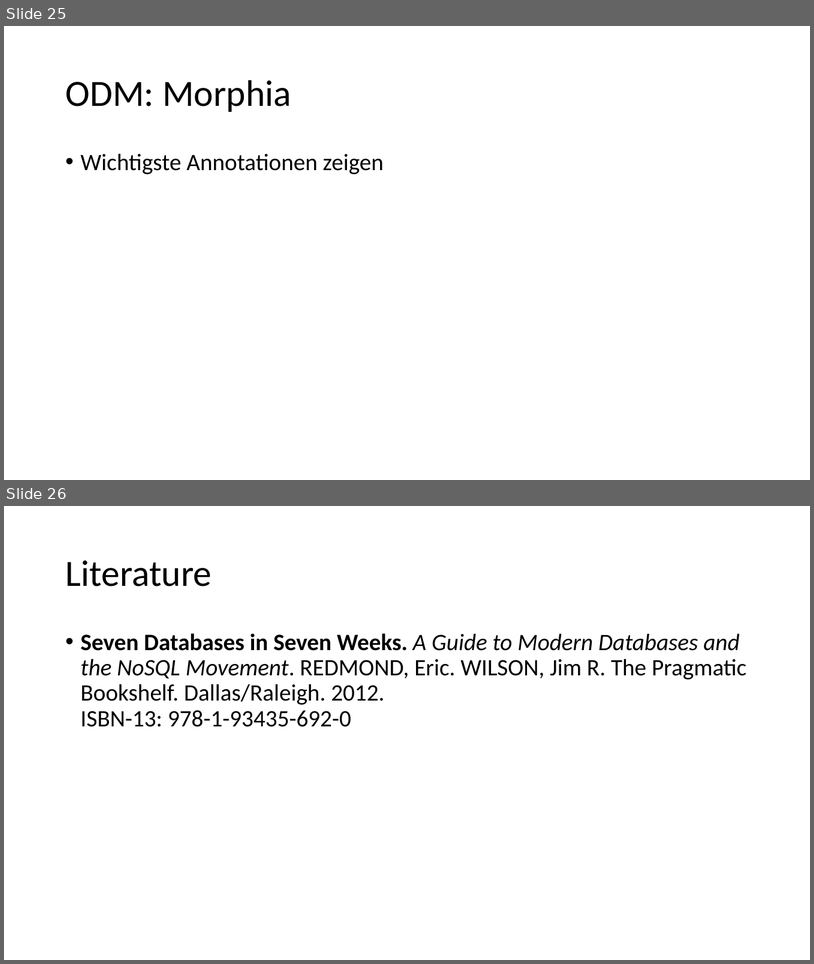
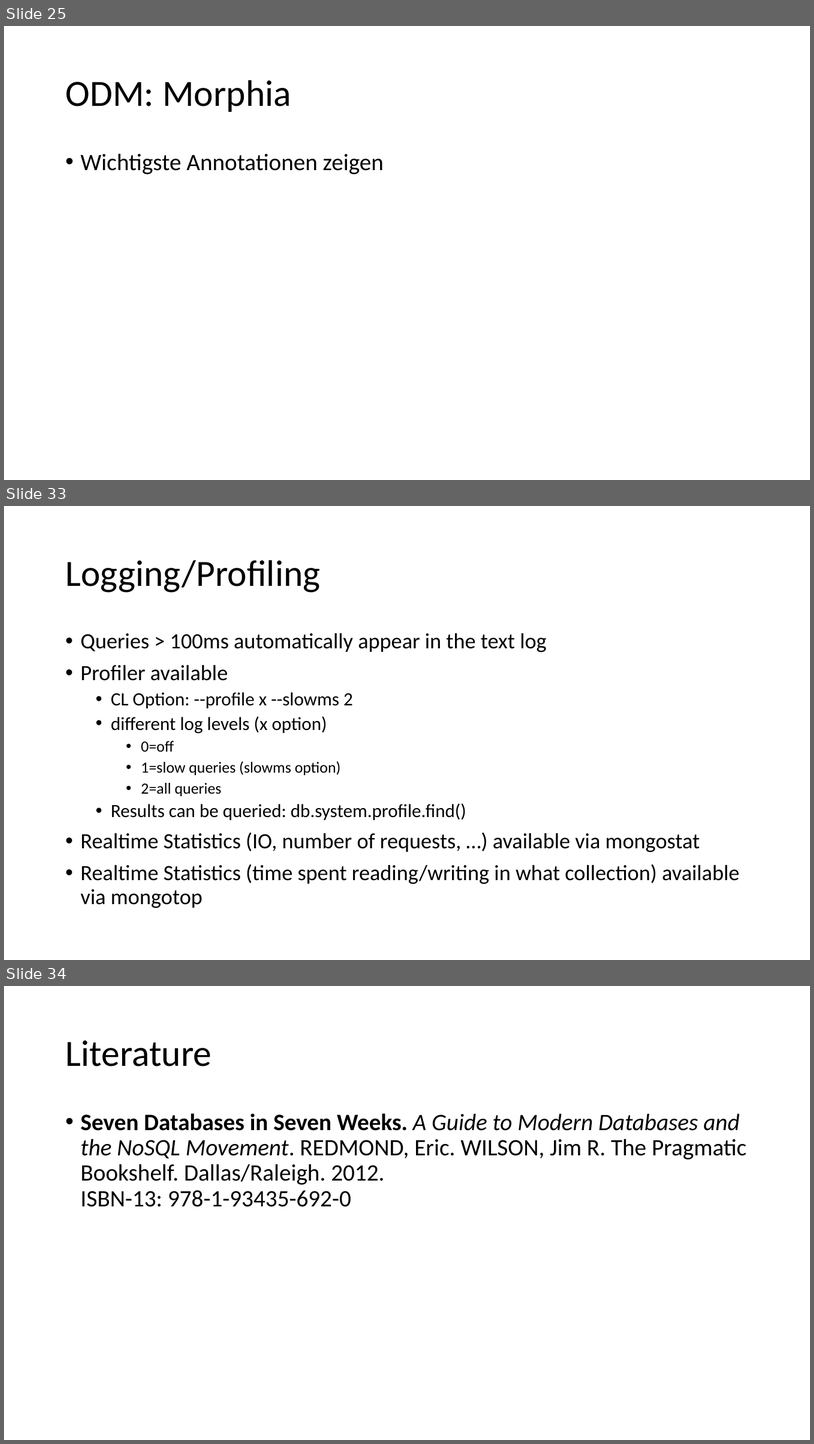
Before and after one commit to tiefenauer/m101j, a slide deck: m101j.pptx. Shown one above the other, each under a label of ours: slides 25 and 26 before the commit, slides 25, 33 and 34 after it; the slides between them are not shown. The pictures are 814x964 and 814x1444 pixels, drawn with LibreOffice and Linux fonts; fonts in the diff are those of the drawing. Boxes give left, top, right and bottom in pixels: in the first picture for what was removed or moved away, otherwise in the second. Text is boxed around its words. In the diff, an @@ line names an element or a change of style, - is before the commit and + after.

```diff
--- a/m101j.pptx
+++ b/m101j.pptx
@@ slide 33 added at (4, 506, 810, 960), background #FFFFFF @@
@@ title added at (65, 560, 320, 592), 44 pt, text #000000 @@
+Logging/Profiling
@@ text added at (81, 633, 740, 908), 25.9 pt, text #000000 @@
+• Queries > 100ms automatically appear in the text log
+• Profiler available
+  • CL Option: --profile x --slowms 2
+  • different log levels (x option)
+    • 0=off
+    • 1=slow queries (slowms option)
+    • 2=all queries
+  • Results can be queried: db.system.profile.find()
+• Realtime Statistics (IO, number of requests, …) available via mongostat
+• Realtime Statistics (time spent reading/writing in what collection) available via mongotop
@@ what was slide 26 is now slide 34 @@
```
Also in this commit, not shown: 1 slide changed, 7 other slides added.
